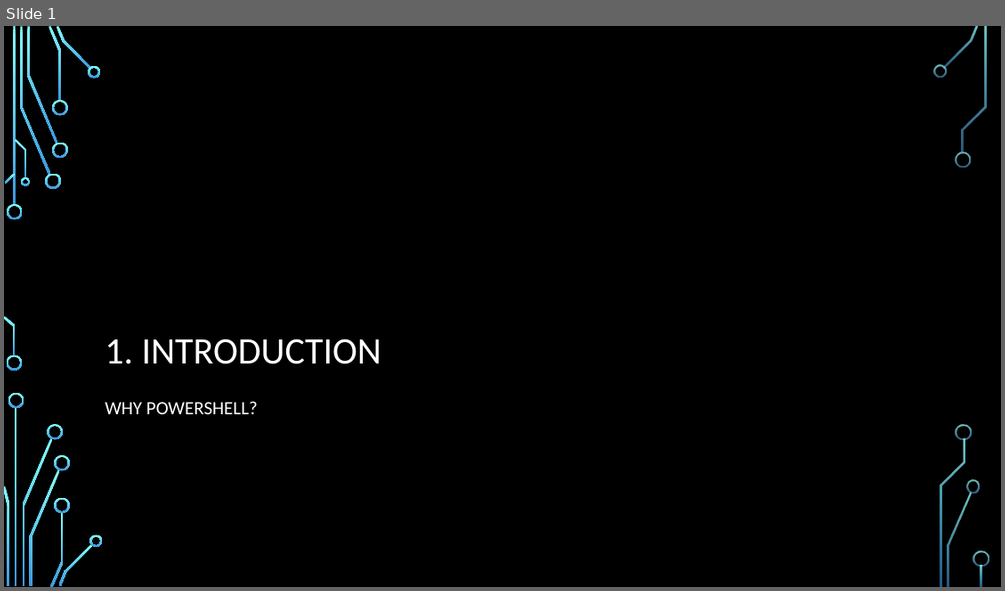
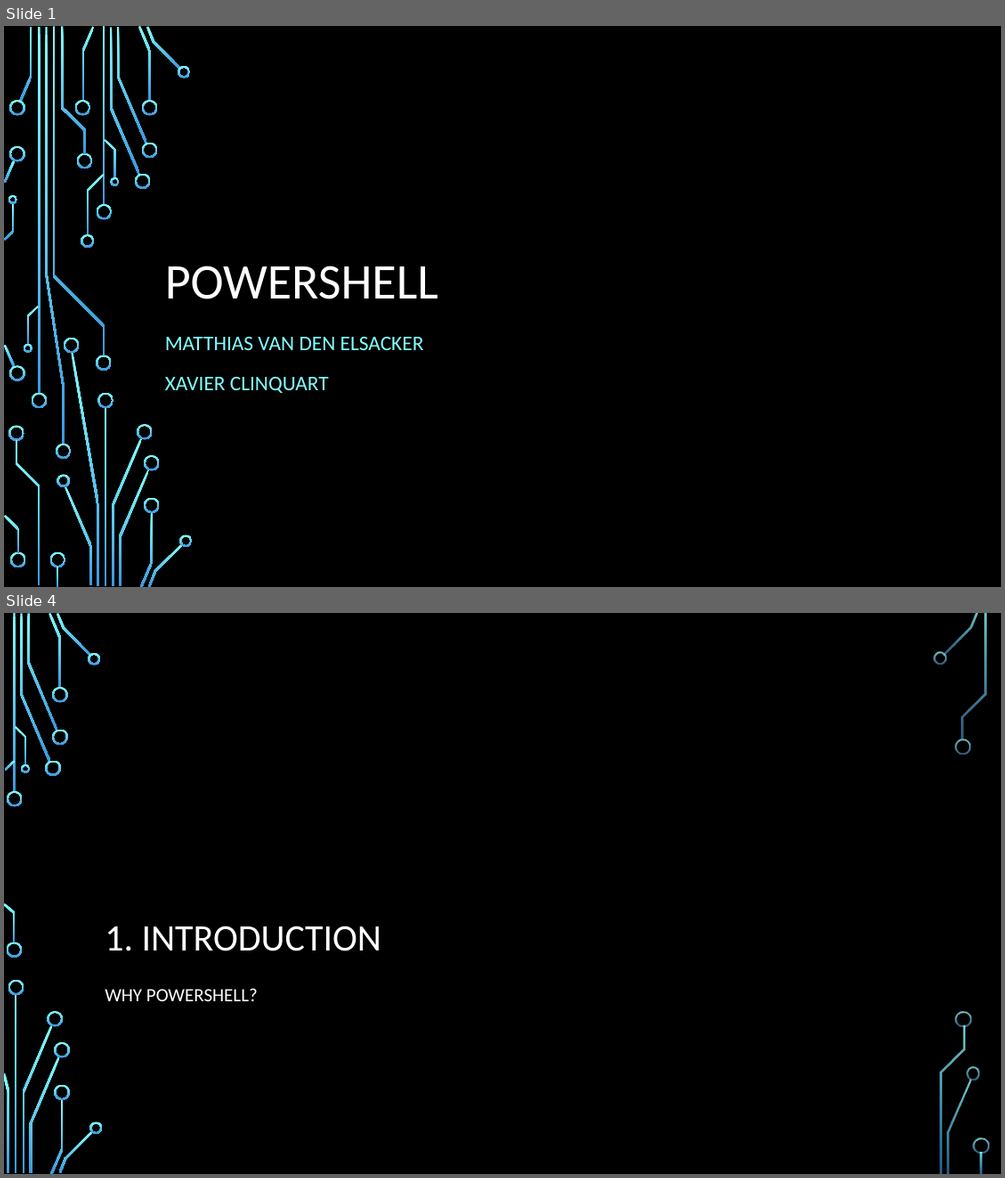
Before and after one commit to Matthias-vdE/Powershell-Course, a slide deck: 2019/Powershell course.pptx. Shown one above the other, each under a label of ours: slide 1 before the commit, slides 1 and 4 after it; the slides between them are not shown. The pictures are 1005x591 and 1005x1178 pixels, drawn with LibreOffice and Linux fonts; fonts in the diff are those of the drawing; background and template pictures are left out. Boxes give left, top, right and bottom in pixels: in the first picture for what was removed or moved away, otherwise in the second. Text is boxed around its words. In the diff, an @@ line names an element or a change of style, - is before the commit and + after.

```diff
--- a/2019/Powershell course.pptx
+++ b/2019/Powershell course.pptx
@@ slide 1 added at [4,26,1001,587], background picture (left out) @@
@@ title added at [165,265,438,299], 48 pt, text #FFFFFF @@
+POWERSHELL
@@ subtitle added at [165,337,424,393], 20 pt, text #82FFFF @@
+MATTHIAS VAN DEN ELSACKER
+XAVIER CLINQUART
@@ group added at [4,26,193,587]: 50 freeform shapes, 4 rectangles @@
@@ what was slide 1 is now slide 4 @@
```
Also in this commit, not shown: 2 other slides added.
